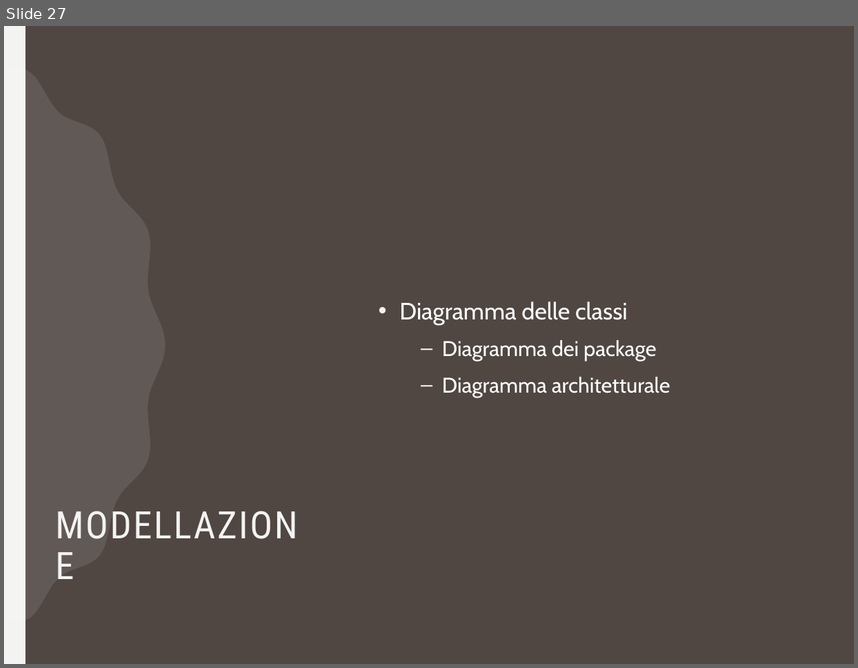
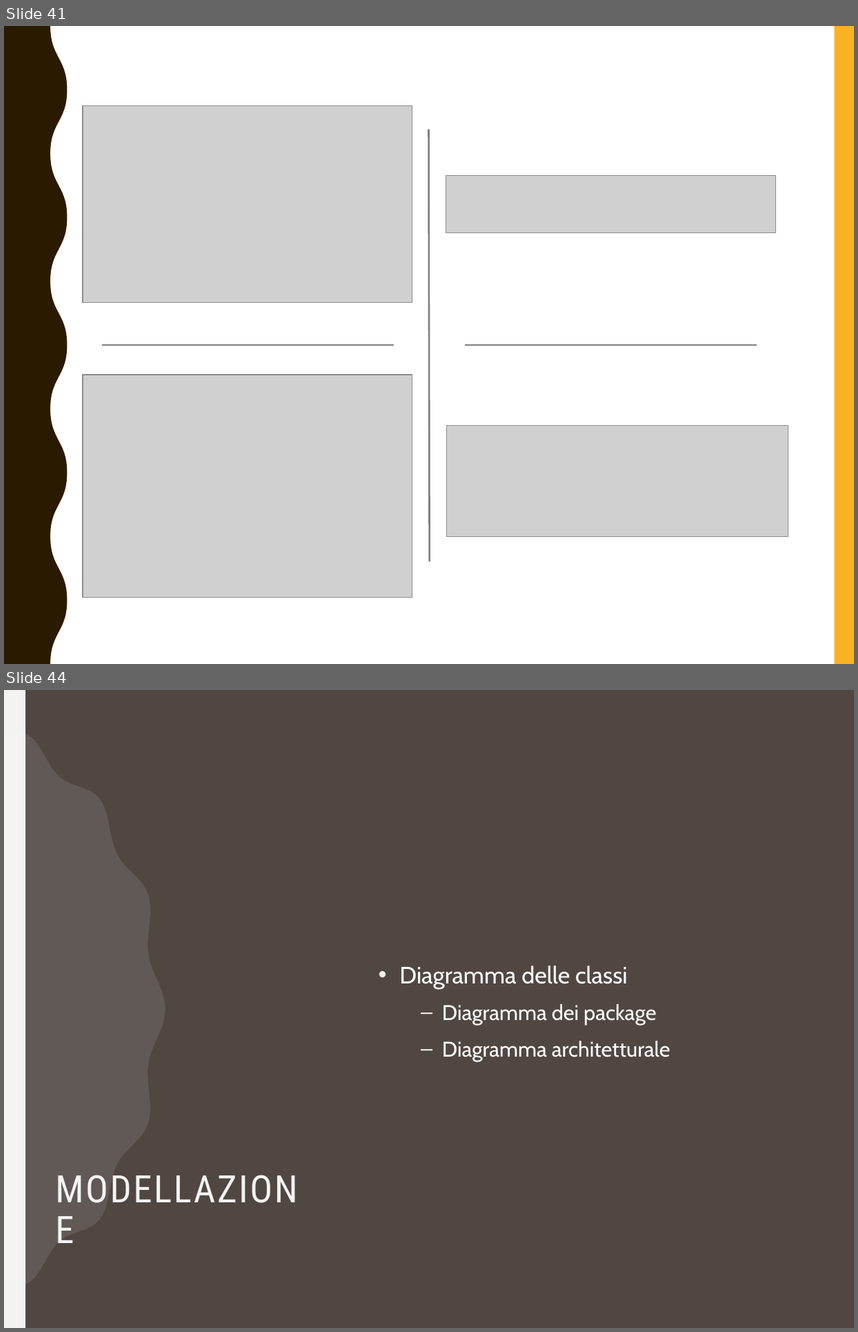
Before and after one commit to RiccardoSC2050/Progetto-ingegneria-del-software_1092954_1092457, a slide deck: presentazione/pw/Presentazione_Progetto_Ingegneria_Software(1).pptx. Shown one above the other, each under a label of ours: slide 27 before the commit, slides 41 and 44 after it; the slides between them are not shown. The pictures are 858x668 and 858x1332 pixels, drawn with LibreOffice and Linux fonts; fonts in the diff are those of the drawing; grey boxes stand for pictures. Boxes give left, top, right and bottom in pixels: in the first picture for what was removed or moved away, otherwise in the second. Text is boxed around its words. In the diff, an @@ line names an element or a change of style, - is before the commit and + after.

```diff
--- a/presentazione/pw/Presentazione_Progetto_Ingegneria_Software(1).pptx
+++ b/presentazione/pw/Presentazione_Progetto_Ingegneria_Software(1).pptx
@@ slide 41 added at (4,26,854,664), background #FFFFFF; not listed: 1 template element that a slide beside it also shows @@
@@ freeform shape added at (4,26,67,664), fill #2A1A00 @@
@@ picture added at (83,106,413,302) @@
@@ line added from (429, 129) to (430, 561), #7F7F7F 1.5 pt @@
@@ picture added at (446,176,776,232) @@
@@ line added from (102, 345) to (394, 345), #7F7F7F 1.5 pt @@
@@ line added from (465, 345) to (757, 345), #7F7F7F 1.5 pt @@
@@ picture added at (83,374,413,597) @@
@@ picture added at (447,426,789,537) @@
@@ what was slide 27 is now slide 44 @@
```
Also in this commit, not shown: 4 slides changed, 22 other slides added, 2 slides removed, 5 other files.
